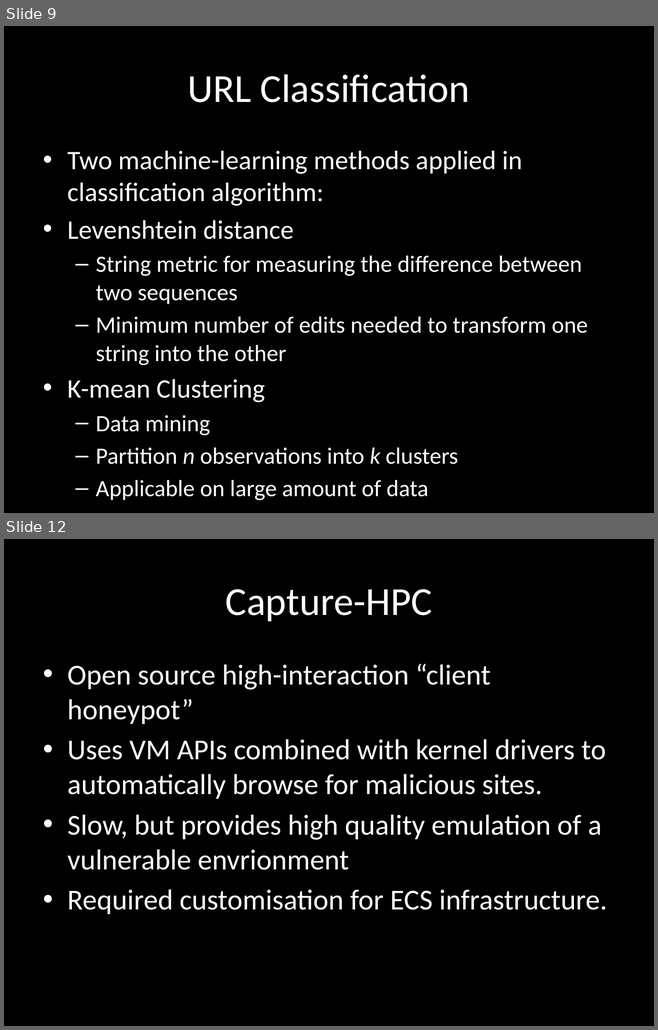
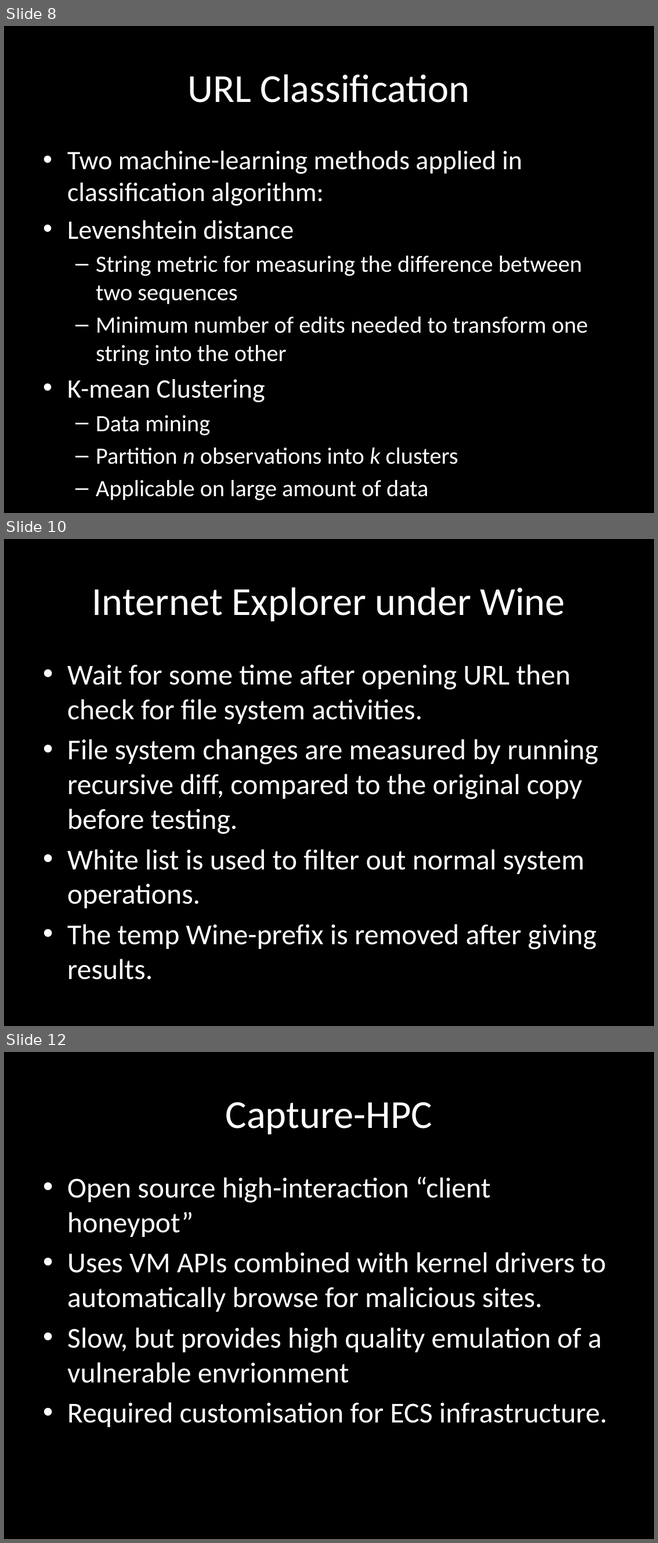
Before and after one commit to chrissorchard/malucrawl, a slide deck: doc/pres2/wk8-progress.pptx. Shown one above the other, each under a label of ours: slides 9 and 12 before the commit, slides 8, 10 and 12 after it; the slides between them are not shown. The pictures are 658x1030 and 658x1543 pixels, drawn with LibreOffice and Linux fonts; fonts in the diff are those of the drawing; background and template pictures are left out. Boxes give left, top, right and bottom in pixels: in the first picture for what was removed or moved away, otherwise in the second. Text is boxed around its words. In the diff, an @@ line names an element or a change of style, - is before the commit and + after.

```diff
--- a/doc/pres2/wk8-progress.pptx
+++ b/doc/pres2/wk8-progress.pptx
@@ slide 10 added at (4,539,654,1026), background picture (left out) @@
@@ title added at (92,587,564,621), 44 pt, text #FFFFFF @@
+Internet Explorer under Wine
@@ text added at (67,664,598,980), 32 pt, text #FFFFFF @@
+• Wait for some time after opening URL then check for file system activities.
+• File system changes are measured by running recursive diff, compared to the original copy before testing.
+• White list is used to filter out normal system operations.
+• The temp Wine-prefix is removed after giving results.
@@ what was slide 9 is now slide 8 @@
```
Also in this commit, not shown: 2 slides changed, 2 slides removed.
